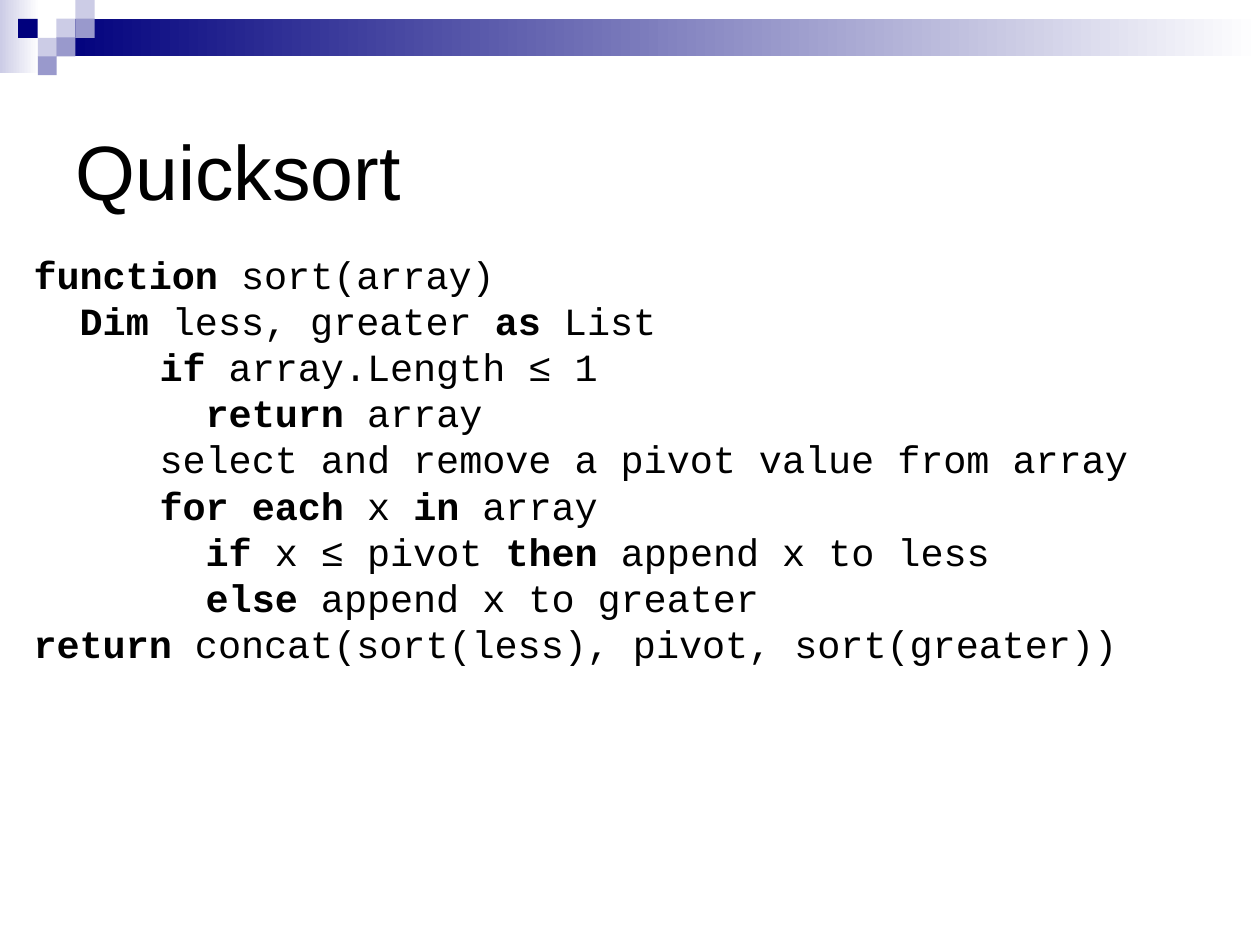
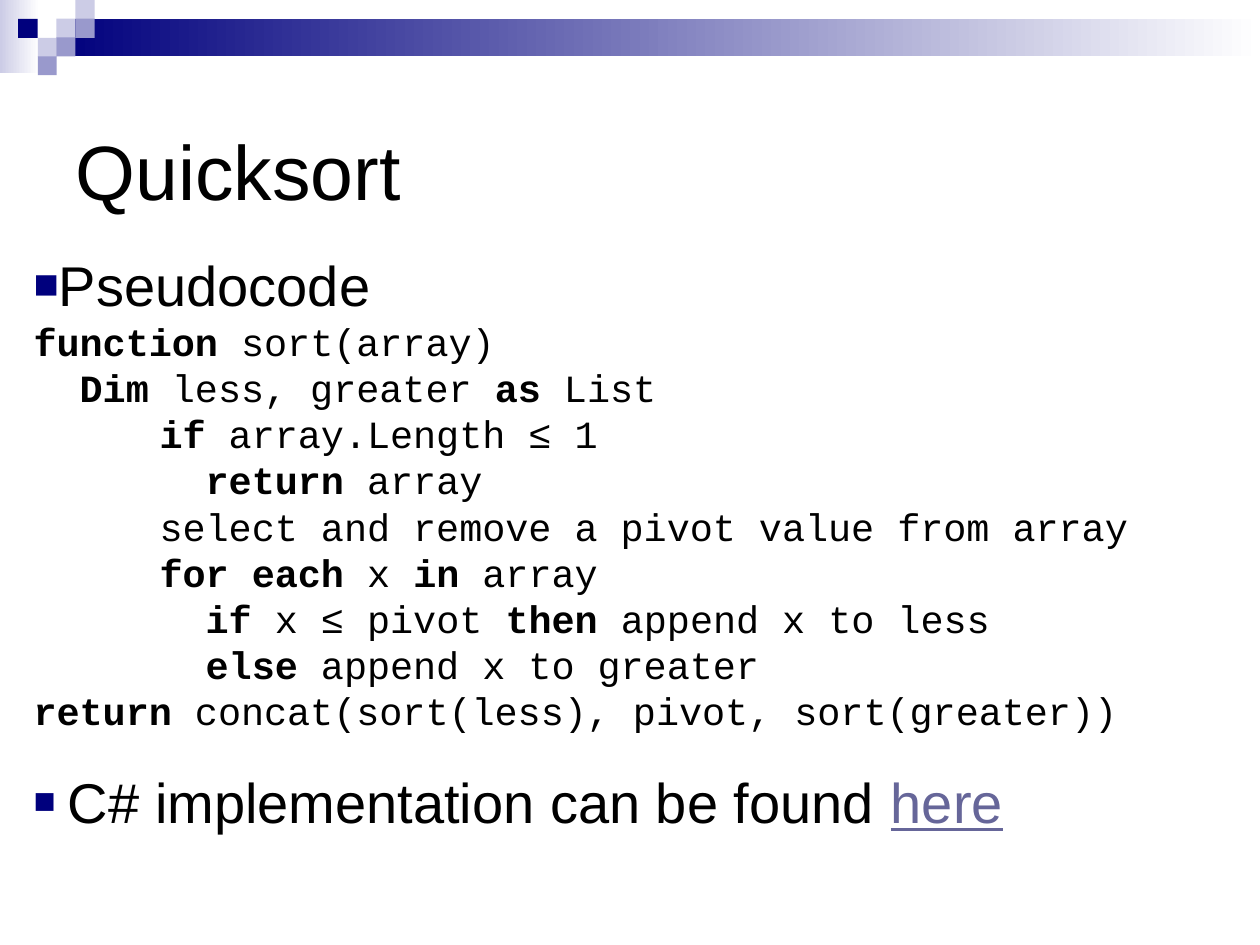
Before and after one commit to basilsmith/WIUT, a slide deck: slide 15 of FunPro/C#/Lectures/lecture19.pptx. Drawn at 1260x945 pixels with LibreOffice and Linux fonts; fonts in the diff are those of the drawing; background and template pictures are left out. Boxes give left, top, right and bottom in pixels: in the first picture for what was removed or moved away, otherwise in the second. Text is boxed around its words. In the diff, an @@ line names an element or a change of style, - is before the commit and + after.

```diff
--- a/FunPro/C#/Lectures/lecture19.pptx
+++ b/FunPro/C#/Lectures/lecture19.pptx
@@ text at bbox=[59, 265, 370, 307]: paragraph added @@
+■ Pseudocode
@@ text at bbox=[68, 782, 1003, 833]: paragraph added @@
+■ C# implementation can be found here
```
